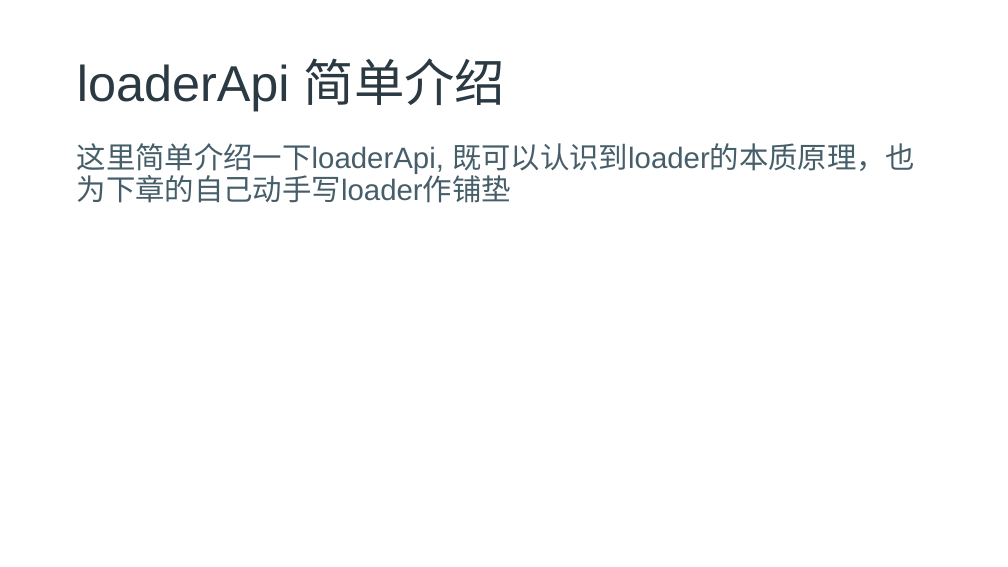
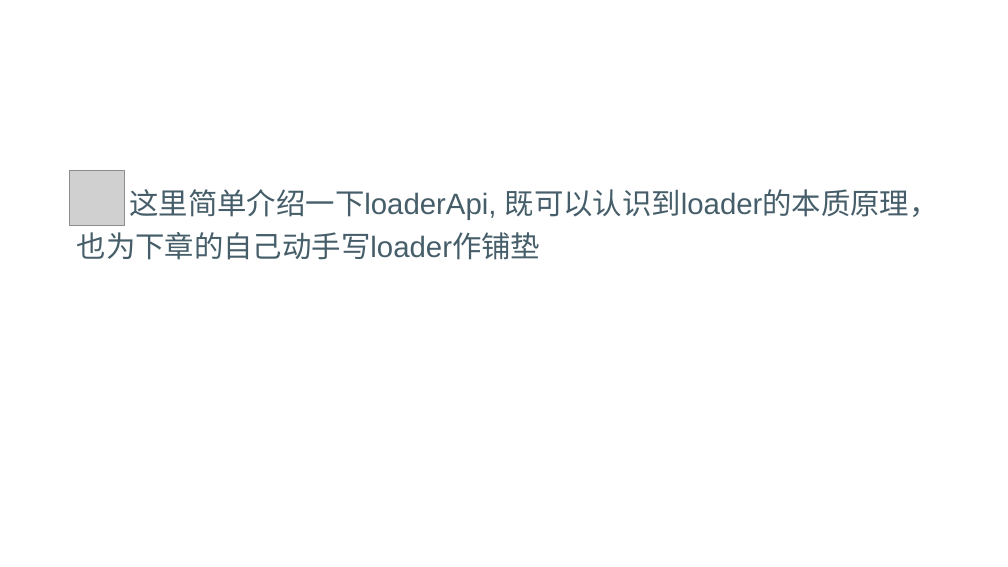
Before and after one commit to freeozyl80/webpack-lesson, a slide deck: slide 38 of chapter4/chapter4pptx.pptx (slide 31 before the commit). Drawn at 1008x567 pixels with LibreOffice and Linux fonts; fonts in the diff are those of the drawing; grey boxes stand for pictures; background and template pictures are left out. Boxes give left, top, right and bottom in pixels: in the first picture for what was removed or moved away, otherwise in the second. Text is boxed around its words. In the diff, an @@ line names an element or a change of style, - is before the commit and + after.

```diff
--- a/chapter4/chapter4pptx.pptx
+++ b/chapter4/chapter4pptx.pptx
@@ title removed at <box>77,58,506,111</box> @@
-loaderApi 简单介绍
@@ picture added at <box>70,170,125,225</box> @@
@@ text at <box>77,189,939,260</box>: text changed @@
-这里简单介绍一下loaderApi, 既可以认识到loader的本质原理，也为下章的自己动手写loader作铺垫
+这里简单介绍一下loaderApi, 既可以认识到loader的本质原理，
+也为下章的自己动手写loader作铺垫
```
Also in this commit, not shown: 21 other slides changed, 14 slides added, 6 slides removed, 5 other files.
